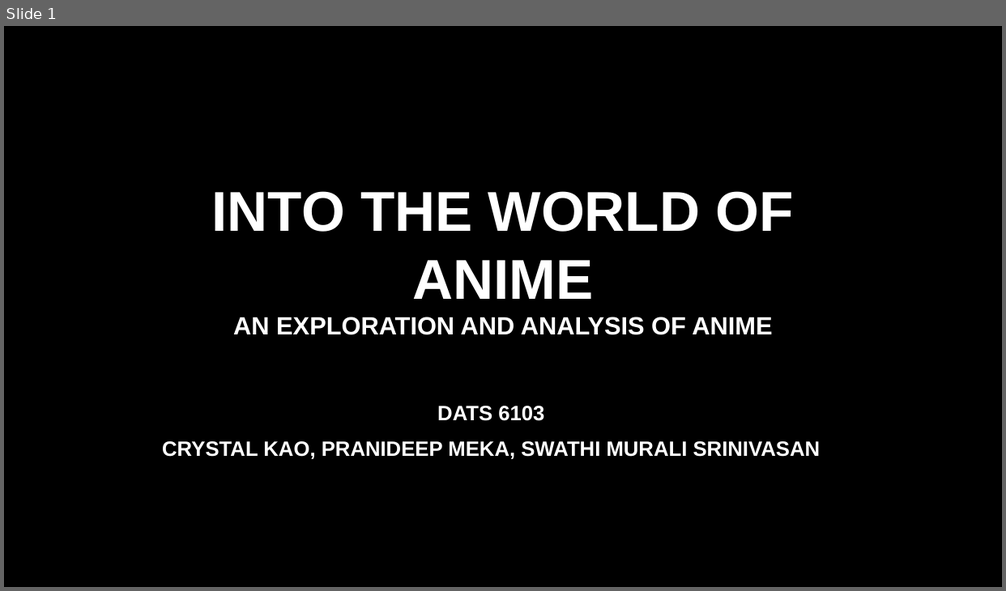
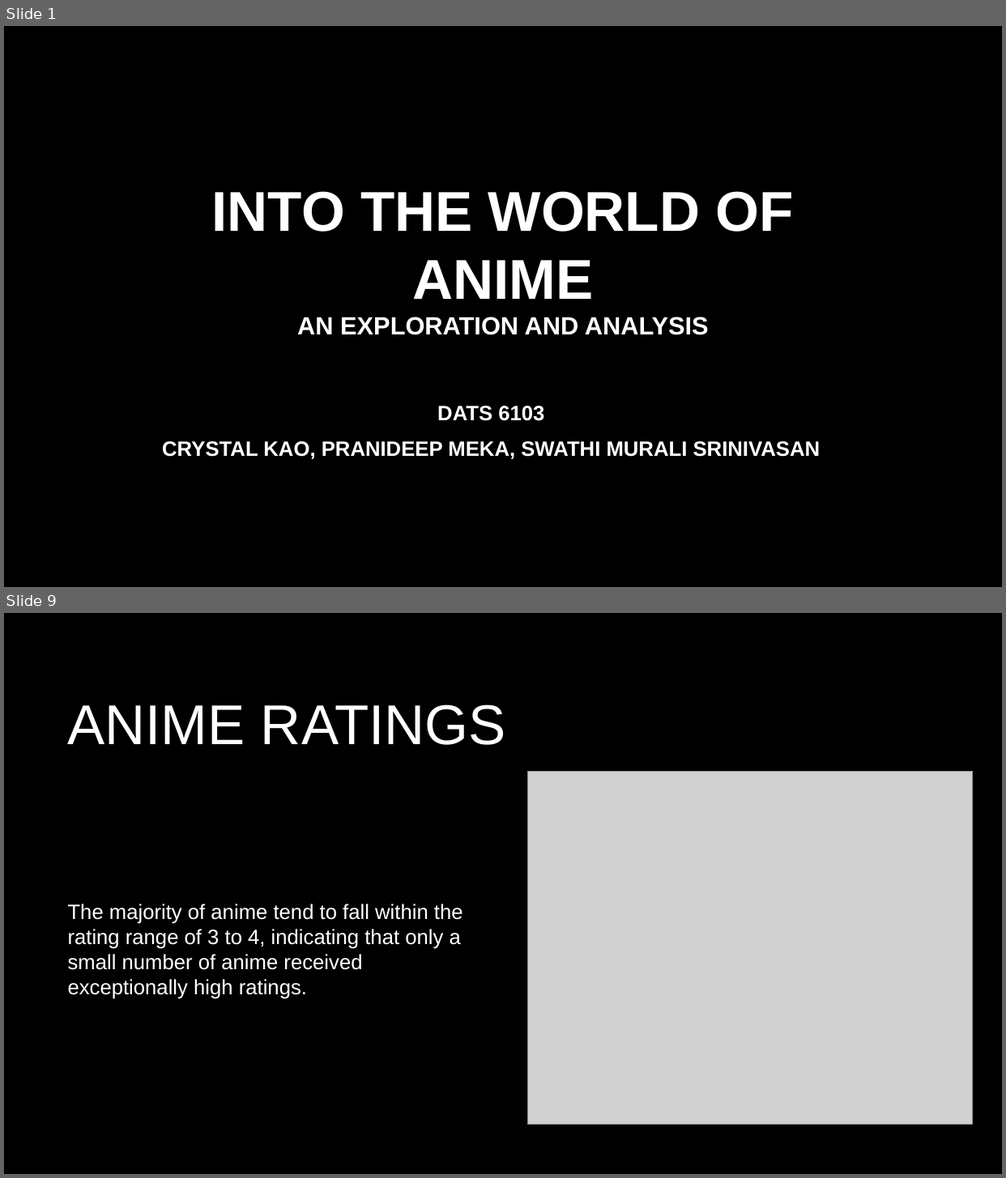
Before and after one commit to SwathiMurali/DATS-6103-T4, a slide deck: Anime_Presentation.pptx. Shown one above the other, each under a label of ours: slide 1 before the commit, slides 1 and 9 after it; the slides between them are not shown. The pictures are 1006x591 and 1006x1178 pixels, drawn with LibreOffice and Linux fonts; fonts in the diff are those of the drawing; grey boxes stand for pictures; background and template pictures are left out. Boxes give left, top, right and bottom in pixels: in the first picture for what was removed or moved away, otherwise in the second. Text is boxed around its words. In the diff, an @@ line names an element or a change of style, - is before the commit and + after.

Commit message:
Updated anime presentation

```diff
--- a/Anime_Presentation.pptx
+++ b/Anime_Presentation.pptx
@@ slide 9 added at bbox=[4, 613, 1002, 1174], background picture (left out) @@
@@ title added at bbox=[68, 705, 506, 745], 54 pt, text #FFFFFF @@
+ANIME RATINGS
@@ picture added at bbox=[527, 771, 973, 1124] @@
@@ text added at bbox=[68, 904, 463, 999], 20 pt, text #FFFFFF @@
+The majority of anime tend to fall within the rating range of 3 to 4, indicating that only a small number of anime received exceptionally high ratings.
@@ slide 1 changed as well @@
@@ title at bbox=[212, 191, 793, 335]: text changed @@
-INTO THE WORLD OF ANIME
-AN EXPLORATION AND ANALYSIS OF ANIME
+INTO THE WORLD OF ANIME
+AN EXPLORATION AND ANALYSIS
```
Also in this commit, not shown: 24 other slides added, 1 slide removed.
